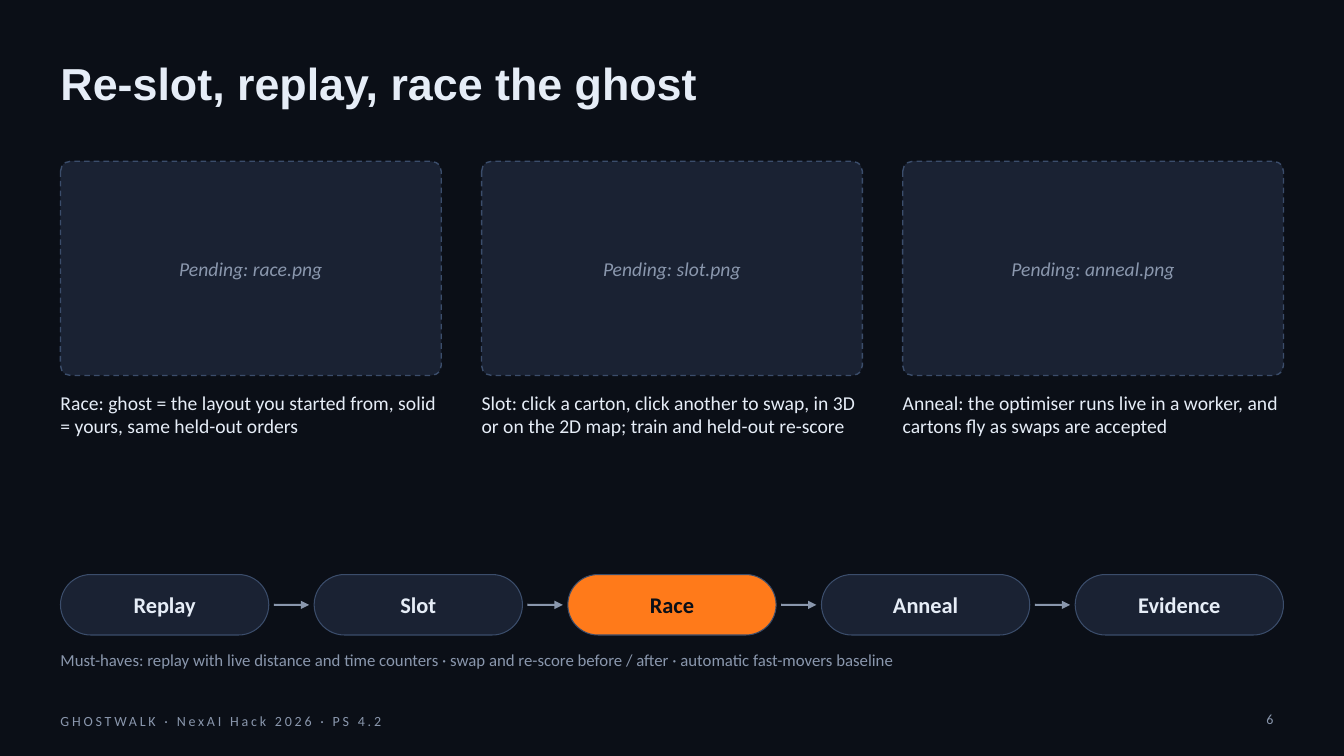
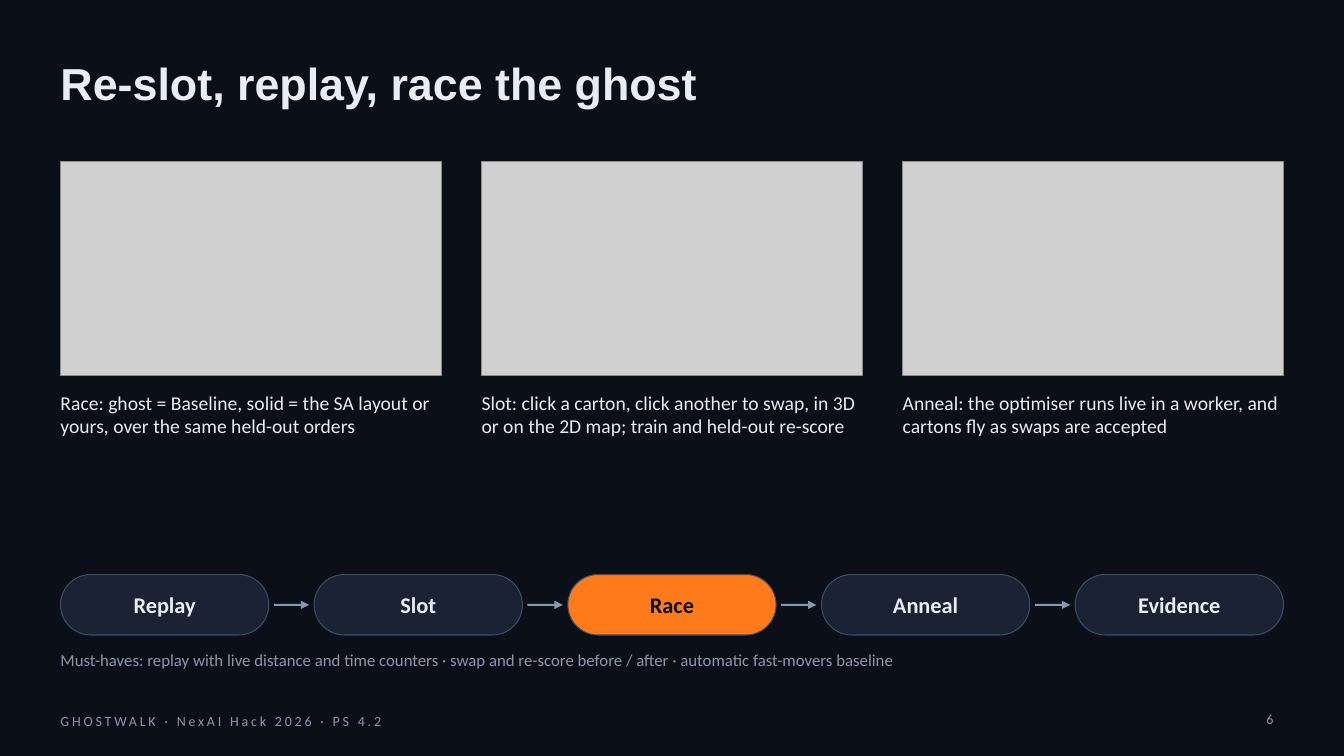
Before and after one commit to Anandb71/ghostwalk, a slide deck: slide 6 of docs/pitch/Ghostwalk_pitch.pptx. Drawn at 1344x756 pixels with LibreOffice and Linux fonts; fonts in the diff are those of the drawing; grey boxes stand for pictures; background and template pictures are left out. Boxes give left, top, right and bottom in pixels: in the first picture for what was removed or moved away, otherwise in the second. Text is boxed around its words. In the diff, an @@ line names an element or a change of style, - is before the commit and + after.

Commit message:
Pitch deck: rebuilt with eval results and screenshots; lead with the Baseline ghost vs SA, copied supporting results (#10)

```diff
--- a/docs/pitch/Ghostwalk_pitch.pptx
+++ b/docs/pitch/Ghostwalk_pitch.pptx
@@ rounded rectangle removed at [60,161,442,375] @@
@@ picture added at [60,161,442,375] @@
@@ rounded rectangle removed at [482,161,863,375] @@
@@ picture added at [482,161,863,375] @@
@@ rounded rectangle removed at [903,161,1285,375] @@
@@ picture added at [903,161,1285,375] @@
@@ text removed at [179,262,322,280] @@
-Pending: race.png
@@ text removed at [603,262,741,280] @@
-Pending: slot.png
@@ text removed at [1011,262,1174,279] @@
-Pending: anneal.png
@@ text at [60,396,429,436]: text changed @@
-Race: ghost = the layout you started from, solid = yours, same held-out orders
+Race: ghost = Baseline, solid = the SA layout or yours, over the same held-out orders
```
Also in this commit, not shown: 3 other slides changed, 1 slide added, 1 slide removed, 4 other files.
